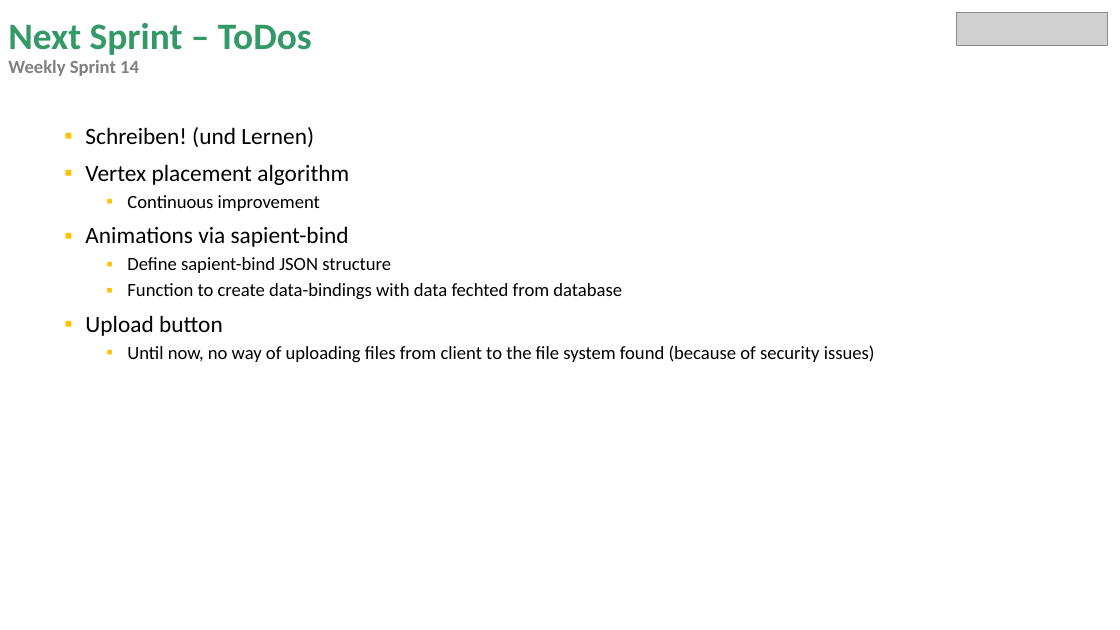
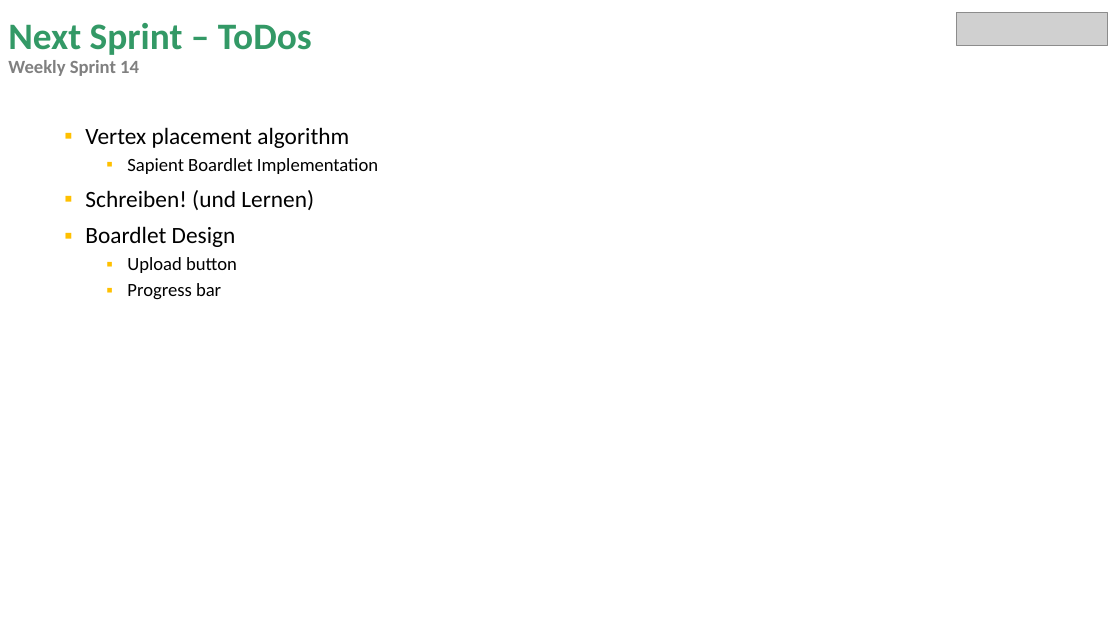
Before and after one commit to miguelrk/tum-mw-bachelorarbeit, a slide deck: slide 16 of 3 Entwicklungsphase/weekly_meeting_14.pptx (slide 14 before the commit). Drawn at 1120x630 pixels with LibreOffice and Linux fonts; fonts in the diff are those of the drawing; grey boxes stand for pictures. Boxes give left, top, right and bottom in pixels: in the first picture for what was removed or moved away, otherwise in the second. Text is boxed around its words. In the diff, an @@ line names an element or a change of style, - is before the commit and + after.

```diff
--- a/3 Entwicklungsphase/weekly_meeting_14.pptx
+++ b/3 Entwicklungsphase/weekly_meeting_14.pptx
@@ text at [85,127,378,174]: paragraphs added @@
+▪ Vertex placement algorithm
+  ▪ Sapient Boardlet Implementation
@@ text at [85,226,236,247]: text changed; size 16 to 20 pt @@
-▪ Vertex placement algorithm
-  ▪ Continuous improvement
-▪ Animations via sapient-bind
-  ▪ Define sapient-bind JSON structure
-  ▪ Function to create data-bindings with data fechted from database
+▪ Boardlet Design
@@ text at [127,257,237,273]: size 20 to 16 pt in "Upload button"; list level 1 to 2 in "Upload button" @@
@@ text at [127,283,221,300]: text changed @@
-  ▪ Until now, no way of uploading files from client to the file system found (because of security issues)
+  ▪ Progress bar
```
Also in this commit, not shown: 7 other slides changed, 2 slides added, 10 other files.
